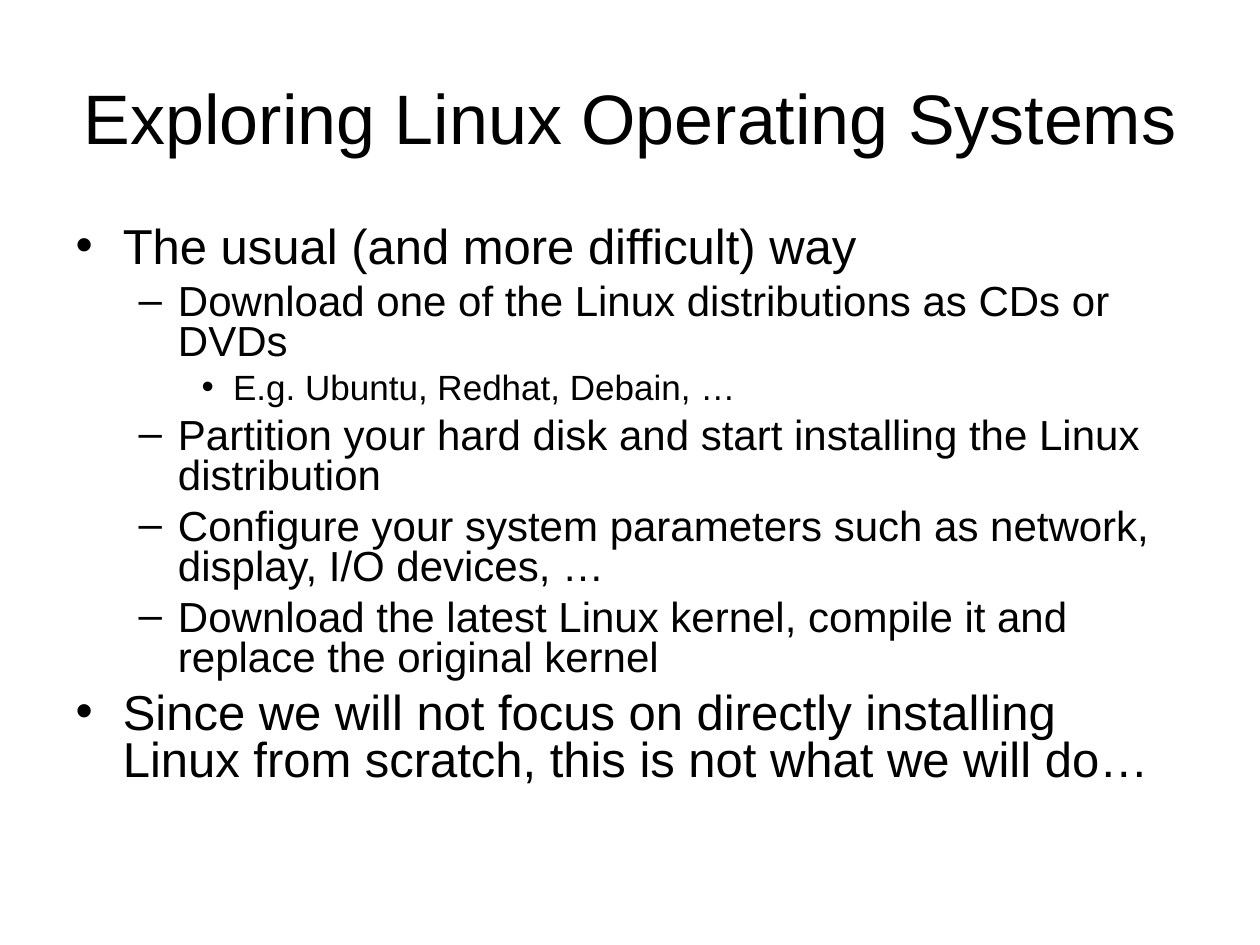
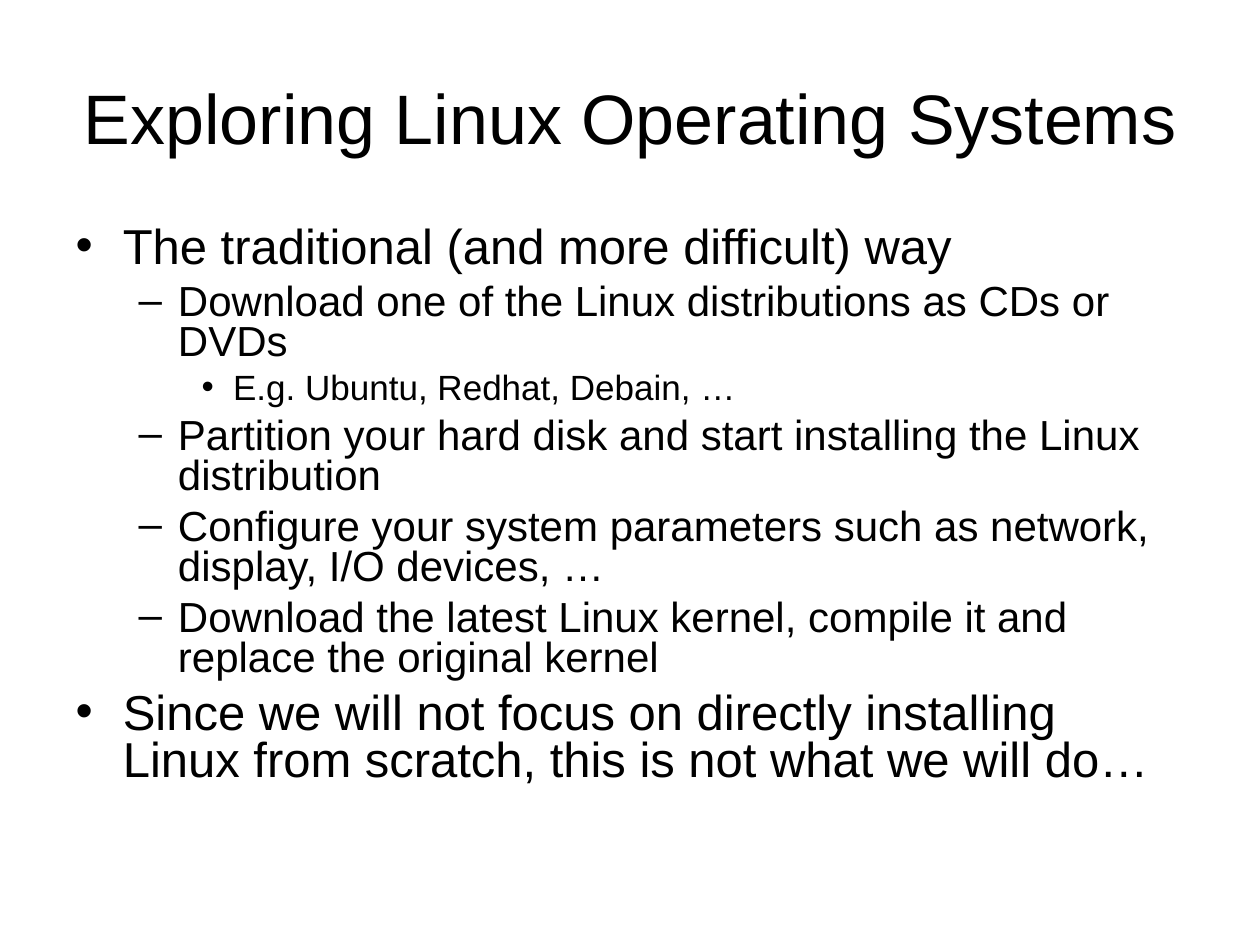
Before and after one commit to chriswjh/chriswjh.github.io, a slide deck: slide 3 of OSu/Ex01.ppt. Drawn at 1260x945 pixels with LibreOffice and Linux fonts; fonts in the diff are those of the drawing. Boxes give left, top, right and bottom in pixels: in the first picture for what was removed or moved away, otherwise in the second. Text is boxed around its words. In the diff, an @@ line names an element or a change of style, - is before the commit and + after.

```diff
--- a/OSu/Ex01.ppt
+++ b/OSu/Ex01.ppt
@@ text at box(123, 228, 952, 274): text changed @@
-• The usual (and more difficult) way
+• The traditional (and more difficult) way
```
Also in this commit, not shown: 8 other slides changed, 2 slides added, 2 slides removed.
